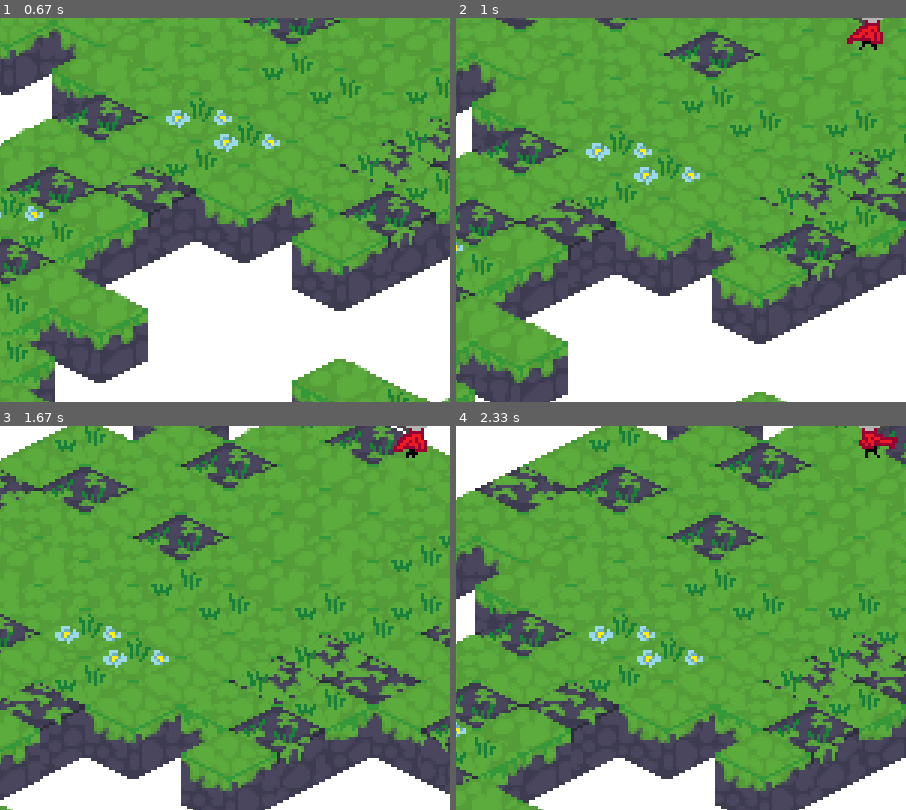
Above: before the commit, frames 1-4 (two rows, left to right).
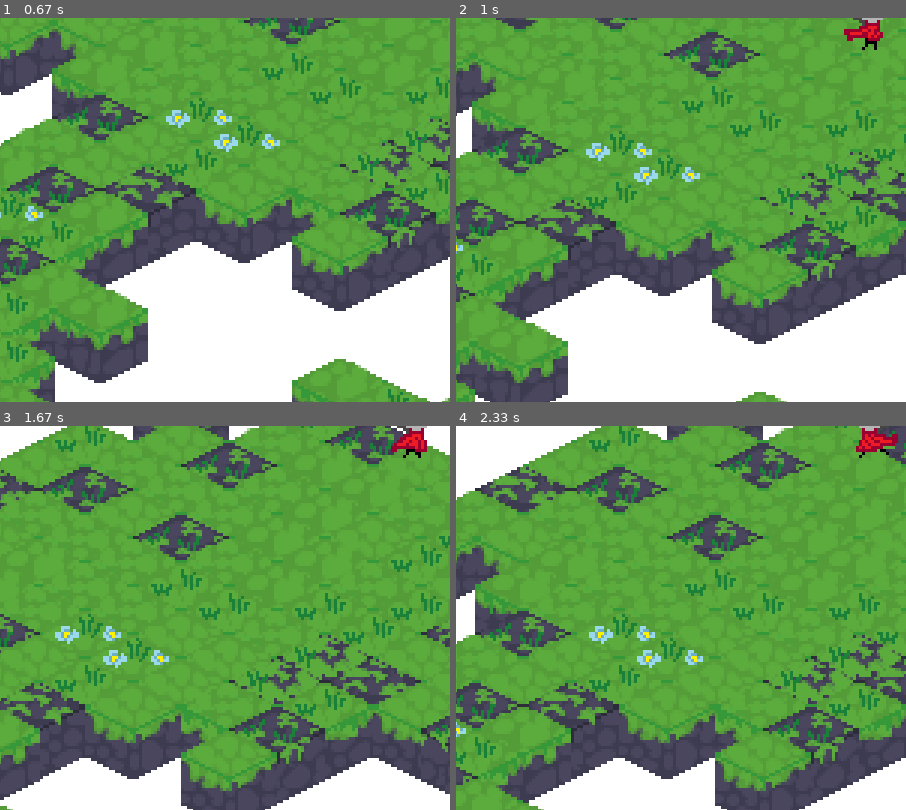
Above: after the commit, the same moments.

Repository: Tyishen/SilksongCopium_Pygame
Game: pygame game, started from Main.py
Same seed, same stepped clock (60 frames per second), same inputs: the game is played once before the commit and once after it.
Inputs:
- Up to frame 1 (0.67 s): hold Right from 0.33 s (still down)
- Up to frame 2 (1 s): release Right at 0.8 s; hold Up from 0.83 s (still down)
- Up to frame 3 (1.67 s): release Up at 1.3 s; hold Right from 1.33 s (still down)
- Up to frame 4 (2.33 s): release Right at 1.8 s; hold Left from 1.83 s (still down)
The pictures show only the part of the screen within x 4-54%, y 41-91%; the shares and areas given below are measured in that part.

Frame 1 is identical in both runs. In frame 2, 0.2% of the frame differs, in the area x 86-95%, y 2-9%; in frame 3, less than 0.1%; in frame 4, 0.2%.

Commit message:
swing sounds are in

Diff:
--- a/Main.py
+++ b/Main.py
@@ -145,6 +145,12 @@
     for i in range(int(len(blockTileList) / 2)):
         if inputTile == blockTileList[i * 2]:
             return blockTileList[(i * 2) + 1]
+
+def playSound(channel, sound):
+    if channel.get_busy():
+        return
+    else:
+        channel = sound.play()
 
 # Ok we gonna try some object-oriented programming
 class Hornet():
@@ -304,7 +310,7 @@
             self.currentFrame = cornetIDLE
 
         if self.jumpState == "takeoff":
-            self.currentFrame = cornetATTACK
+            self.currentFrame = cornetSTANCE
 
         if self.jumpState == "peak" or self.jumpState == "landing":
             self.currentFrame = cornetFALLPEAK
@@ -319,22 +325,38 @@
             self.frame = self.currentFrame
 
     def playerSounds(self):
-        global playerWalk, playerJump
-
-        if keyDown[self.up] or keyDown[self.left] or keyDown[self.down] or keyDown[self.right]:
-            playerWalk.unpause()
+        global playerJumpChannel, playerAttackChannel
+
+        tile = tileCoords(self.coordinates)
+
+        if self.jumpState == "grounded":
+            if keyDown[self.up] or keyDown[self.left] or keyDown[self.down] or keyDown[self.right]:
+                playerWalk.unpause()
+            else:
+                playerWalk.pause()
         else:
             playerWalk.pause()
 
-        if self.jumpState == "landing" and self.coordinates.z == 0.01:
-            pygame.mixer.Sound.play(playerLand)
+
+        if tile.x < 0 or tile.y < 0 or tile.x > len(mapData) - 1  or tile.y > len(mapData) - 1:
+            pass
+
+        else:
+            if mapData[int(tile.y)][int(tile.x)] == 1:
+                if self.jumpState == "landing" and self.coordinates.z >= 0.01 and self.yVelocity < 0:
+                    playSound(playerJumpChannel, playerLand)
 
         if self.jumpState == "takeoff":
-            pygame.mixer.Sound.play(playerJump)
+            playSound(playerJumpChannel, playerJump)
+
+        if self.attacking:
+            playSound(playerAttackChannel, defaultSwing)
+
 
 
 
 pygame.init()
+pygame.mixer.init()
 pygame.time.Clock()
 
 # Begin the variables!
@@ -383,7 +405,7 @@
 cornetIDLE = pygame.image.load("Cornet Idle.png").convert_alpha()
 cornetFALL = pygame.image.load("KornetFall.png").convert_alpha()
 cornetFALLPEAK = pygame.image.load("KornetFallPeak.png").convert_alpha()
-cornetATTACK = pygame.image.load("Kornet Walk 2.png").convert_alpha()
+cornetSTANCE = pygame.image.load("Kornet Walk 2.png").convert_alpha()
 
 cornet1 = pygame.image.load("cornet1.png").convert_alpha()
 cornet2 = pygame.image.load("Kornet Walk 1.png").convert_alpha()
@@ -399,13 +421,17 @@
 
 attackAni = [attack1, attack2, attack3, attack4]
 
-animationTick = 130
+animationTick = 100
 attackAnimationTick = 60
 currentTime = pygame.time.get_ticks()
 
 grassStep = pygame.mixer.Sound("hero_run_footsteps_grass.wav")
 playerLand = pygame.mixer.Sound("hero_land_soft.wav")
 playerJump = pygame.mixer.Sound("hero_jump.wav")
+
+defaultSwing = pygame.mixer.Sound("sword_3.wav")
+# Didn't use the list cause it added some static... not sure why, but I can't fix it
+swingSounds = [pygame.mixer.Sound("sword_1.wav"), pygame.mixer.Sound("sword_2.wav"), pygame.mixer.Sound("sword_3.wav"), pygame.mixer.Sound("sword_4.wav"), pygame.mixer.Sound("sword_5.wav")]
 
 mapFile = open("solidMap.txt", "r")
 mapData = []
@@ -436,7 +462,8 @@
 playerWalk = grassStep.play(-1)
 playerWalk.pause()
 
-playerJump = None
+playerJumpChannel = pygame.mixer.Channel(1)
+playerAttackChannel = pygame.mixer.Channel(2)
 
 running = True
 while running:
Not shown, added: hero_falling.wav
Not shown, added: sword_1.wav
Not shown, added: sword_2.wav
Not shown, added: sword_3.wav
Not shown, added: sword_4.wav
Not shown, added: sword_5.wav
